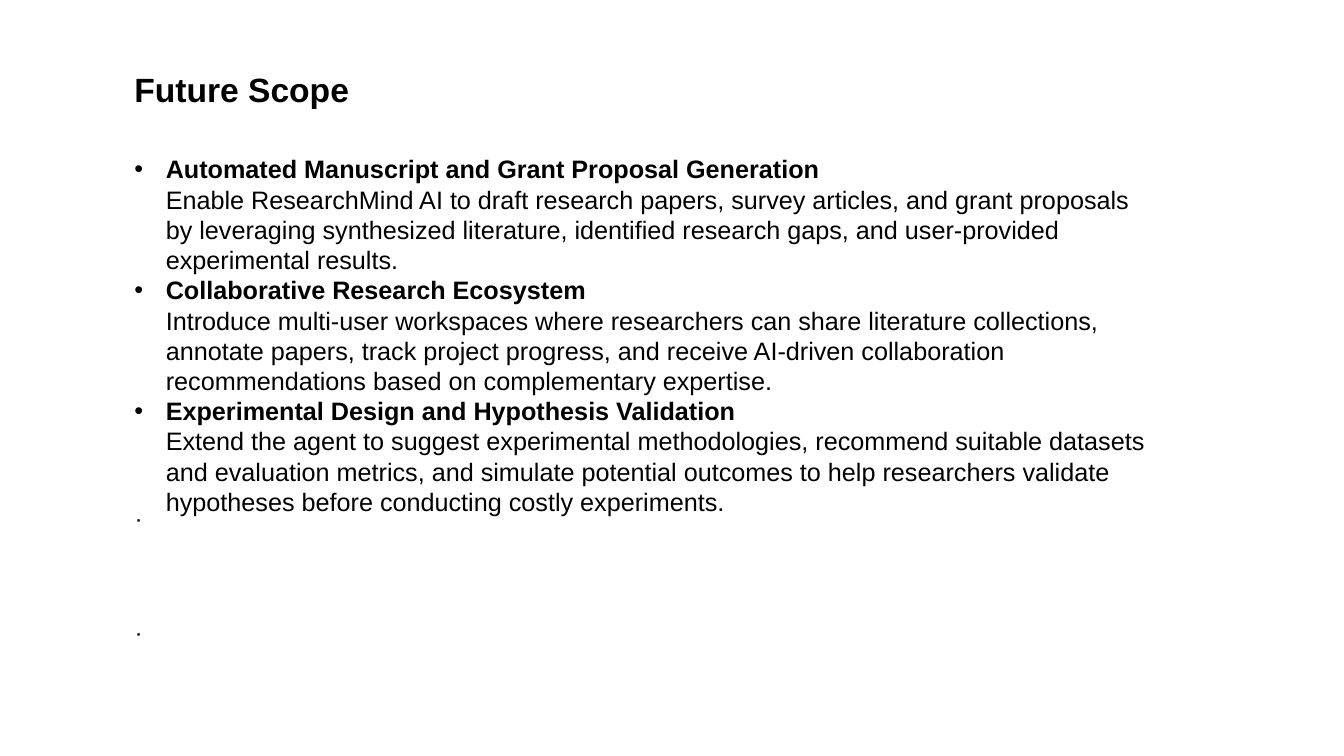
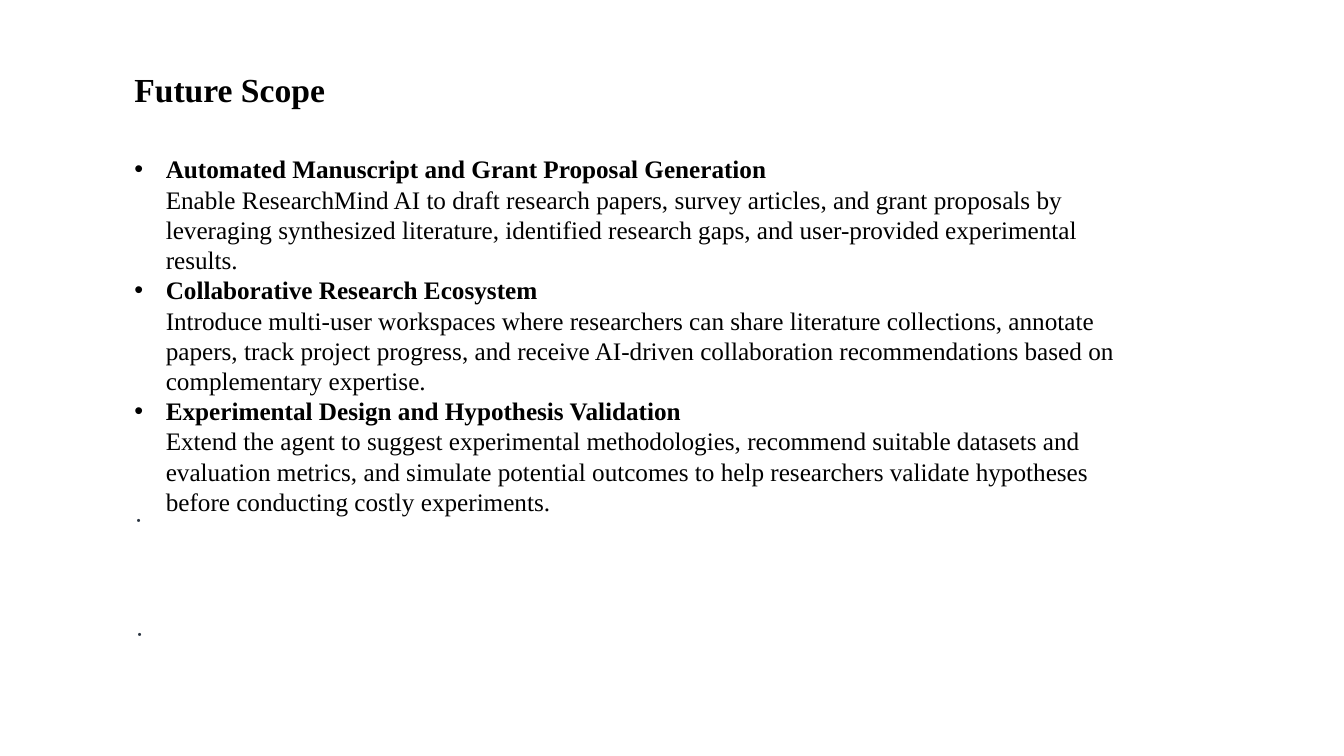
Before and after one commit to rdutta-ui/Research-Agent-Project, a slide deck: slide 16 of Project Submission Template for EduentFoundation_IBMUniversityEngagement-Bob.pptx (slide 14 before the commit). Drawn at 1344x756 pixels with LibreOffice and Linux fonts; fonts in the diff are those of the drawing. Boxes give left, top, right and bottom in pixels: in the first picture for what was removed or moved away, otherwise in the second. Text is boxed around its words. In the diff, an @@ line names an element or a change of style, - is before the commit and + after.

```diff
--- a/Project Submission Template for EduentFoundation_IBMUniversityEngagement-Bob.pptx
+++ b/Project Submission Template for EduentFoundation_IBMUniversityEngagement-Bob.pptx
@@ text "Future Scope" at [134, 79, 325, 109]: font Arial to Times New Roman @@
@@ text "Automated Manuscript and Grant Proposal ..." at [166, 160, 1113, 517]: font Arial to Times New Roman @@
```
Also in this commit, not shown: 14 other slides changed, 2 slides added.
